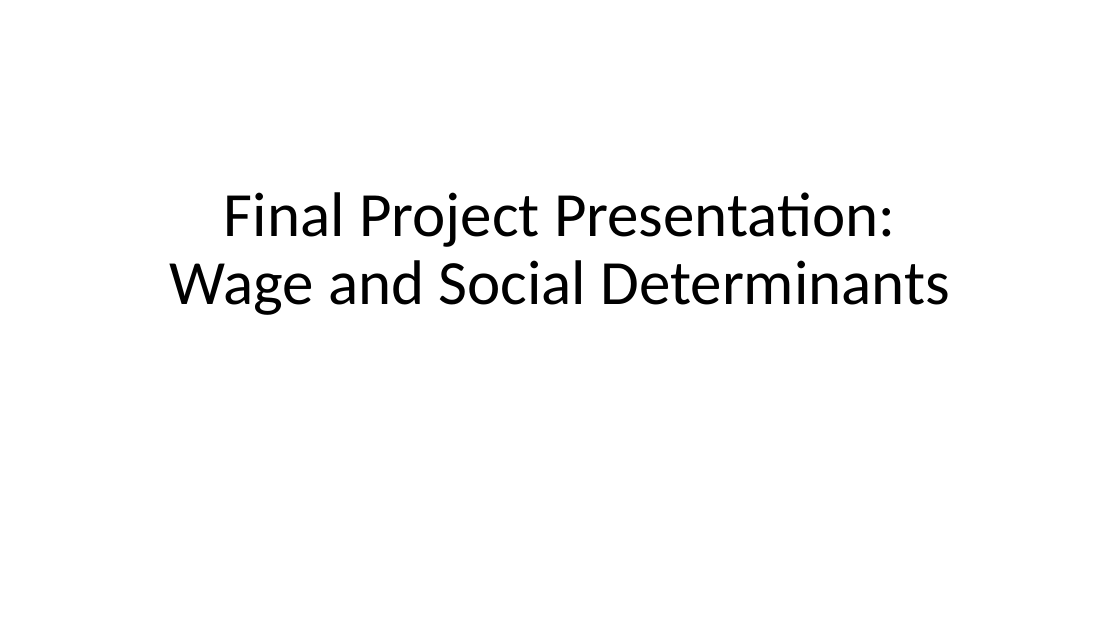
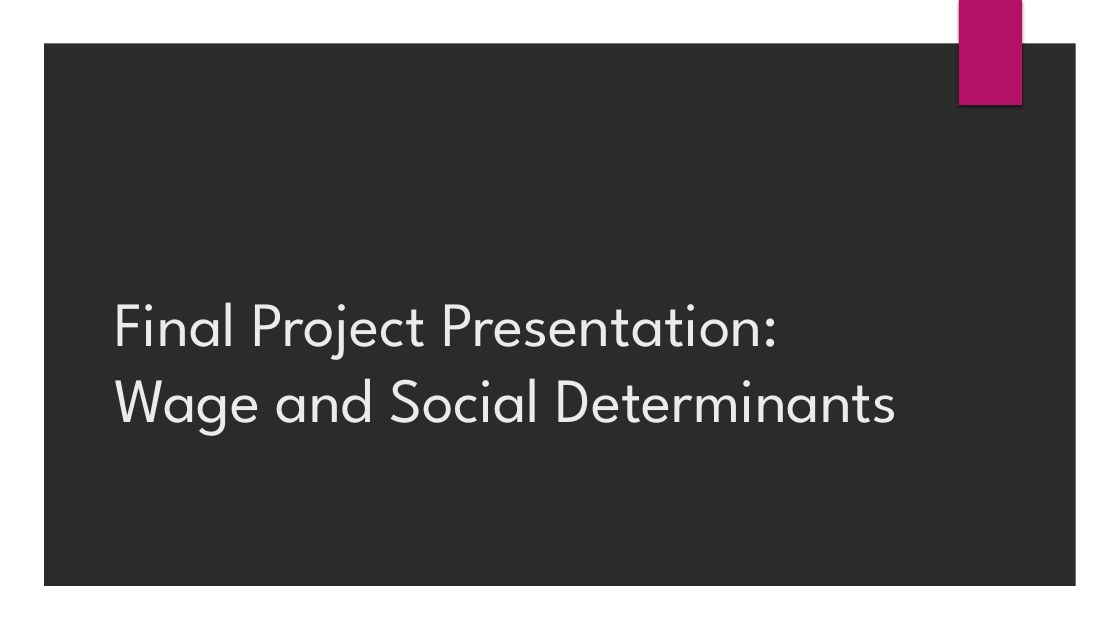
Before and after one commit to Ashwani-hub/Final-Project, a slide deck: slide 1 of Presentation.pptx. Drawn at 1120x630 pixels with LibreOffice and Linux fonts; fonts in the diff are those of the drawing; background and template pictures are left out; a plain dark background stands for a picture behind light text. Boxes give left, top, right and bottom in pixels: in the first picture for what was removed or moved away, otherwise in the second. Text is boxed around its words. In the diff, an @@ line names an element or a change of style, - is before the commit and + after.

```diff
--- a/Presentation.pptx
+++ b/Presentation.pptx
@@ background #FFFFFF to picture (left out) @@
@@ freeform shape added at (0, 0, 1120, 630), fill #FFFFFF @@
@@ rectangle added at (959, 0, 1022, 105), fill #B31166 @@
@@ title "Final Project Presentation: Wage and ...": place and size @@
-title "Final Project Presentation: Wage and ..." at (169, 192, 951, 315)
+title "Final Project Presentation: Wage and ..." at (114, 302, 898, 436)
@@ title "Final Project Presentation: Wage and ..." at (114, 302, 898, 436): font Calibri to League Spartan, text colour #000000 to #EBEBEB; alignment centre to left; line spacing 0.9 to 1 @@
```
Also in this commit, not shown: 16 other slides changed.
